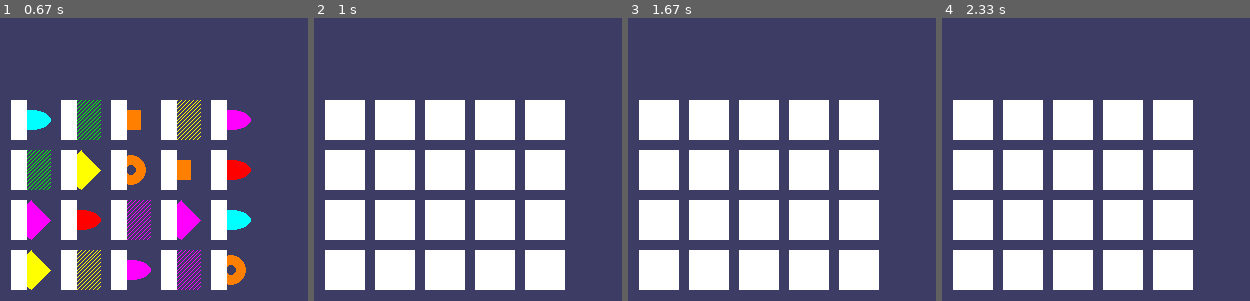
Above: before the commit, frames 1-4 (left to right).
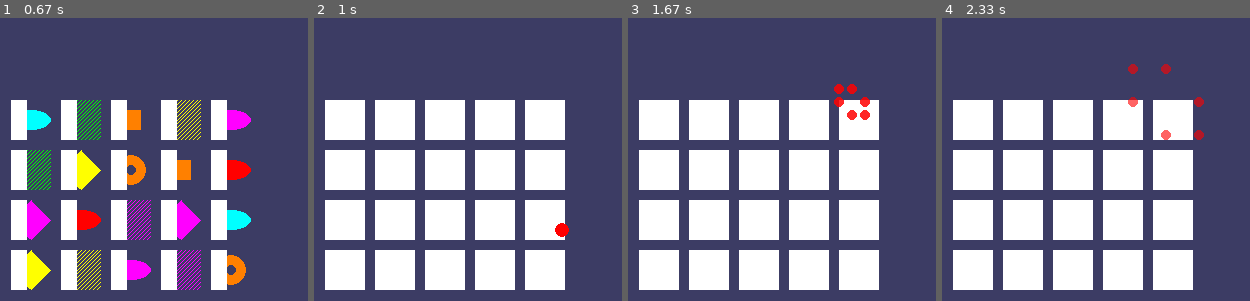
Above: after the commit, the same moments.

Repository: jpcornwell/invent-with-python-pygame
Game: pygame game, started from memory/memorypuzzle.py
The game is run twice, just before and just after one commit, with the same random seed, the same clock (stepped at 60 frames per second) and the same inputs.
Inputs (mouse positions are in pixels of both pictures, inside the frame that each line leads up to):
- Up to frame 1 (0.67 s): press the mouse at (outside the picture) at 0.37 s; move the mouse to (89, 255) at 0.47 s; release the mouse at (outside the picture) at 0.6 s
- Up to frame 2 (1 s): no input
- Up to frame 3 (1.67 s): no input
- Up to frame 4 (2.33 s): no input

Frame 1 is identical in both runs. In frame 2, 0.2% of the frame differs, in the area x 78-83%, y 72-78%; in frame 3, 0.5%, in the area x 66-79%, y 23-37%; in frame 4, 0.5%.

Commit message:
Change fireworks and particles into classes

Diff:
--- a/memory/memorypuzzle.py
+++ b/memory/memorypuzzle.py
@@ -62,6 +62,9 @@
 
     DISPLAYSURF.fill(BGCOLOR)
     startGameAnimation(mainBoard)
+
+    # temporary
+    gameWonAnimation()
 
     while True: # main game loop
         mouseClicked = False
@@ -101,7 +104,7 @@
                         revealedBoxes[firstSelection[0]][firstSelection[1]] = False
                         revealedBoxes[boxx][boxy] = False
                     elif hasWon(revealedBoxes): # check if all pairs found
-                        gameWonAnimation(mainBoard)
+                        gameWonAnimation()
                         coverBoxesAnimation(mainBoard, revealedBoxes)
 
                         # Reset the board
@@ -266,53 +269,18 @@
 
     coverBoxesAnimation(board, boxes)
 
-def gameWonAnimation(board):
+def gameWonAnimation():
     background = DISPLAYSURF.copy()
-    firework = {
-            'x': 450,
-            'y': 450,
-            'radius': 7,
-            'x_speed': -3,
-            'y_speed': -35,
-            'x_accel': 0,
-            'y_accel': 2,
-            'color': RED,
-            'isVisible': True
-            }
-    particles = [
-            {'x': 1, 'y': 1, 'x_speed': 1, 'y_speed': 1, 'radius': 5, 'alpha': 255},
-            {'x': 1, 'y': 1, 'x_speed': -1, 'y_speed': -1, 'radius': 5, 'alpha': 255},
-            {'x': 1, 'y': 1, 'x_speed': 0, 'y_speed': 1, 'radius': 5, 'alpha': 255},
-            {'x': 1, 'y': 1, 'x_speed': 1, 'y_speed': 0, 'radius': 5, 'alpha': 255},
-            {'x': 1, 'y': 1, 'x_speed': 0, 'y_speed': -1, 'radius': 5, 'alpha': 255},
-            {'x': 1, 'y': 1, 'x_speed': -1, 'y_speed': 0, 'radius': 5, 'alpha': 255},
-            ]
+    firework = Firework()
 
     while True:
         DISPLAYSURF.blit(background, (0,0))
-        if firework['isVisible']:
-            pygame.draw.circle(DISPLAYSURF, firework['color'], (firework['x'], firework['y']), firework['radius'])
-            firework['x'] += firework['x_speed']
-            firework['x_speed'] += firework['x_accel']
-            firework['y'] += firework['y_speed']
-            firework['y_speed'] += firework['y_accel']
-            if firework['y'] <= 150:
-                firework['isVisible'] = False
-                for particle in particles:
-                    particle['x'] = firework['x']
-                    particle['y'] = firework['y']
-        else: # draw particles
-            for particle in particles:
-                s = pygame.Surface((WINDOWWIDTH, WINDOWHEIGHT))
-                s.set_colorkey((0,0,0))
-                s.set_alpha(particle['alpha'])
-                pygame.draw.circle(s, firework['color'], (particle['x'], particle['y']), particle['radius'])
-                DISPLAYSURF.blit(s, (0,0))
-                particle['x'] += particle['x_speed']
-                particle['y'] += particle['y_speed']
-                particle['alpha'] -= 3
-                if particle['alpha'] <= 0:
-                    return
+        firework.draw()
+        firework.update()
+
+        # if firework has exploded and particles are all gone then firework is done
+        if not firework.isVisible and len(firework.particles) == 0:
+            return
 
         pygame.display.update()
         FPSCLOCK.tick(FPS)
@@ -324,6 +292,70 @@
             return False # return False if any boxes are covered.
     return True
 
+class Firework:
+
+    def __init__(self):
+        self.x = 450
+        self.y = 450
+        self.radius = 7
+        self.x_speed = -3
+        self.y_speed = -35
+        self.x_accel = 0
+        self.y_accel = 2
+        self.color = RED
+        self.isVisible = True
+        self.particles = []
+
+    def update(self):
+        self.x += self.x_speed
+        self.x_speed += self.x_accel
+        self.y += self.y_speed
+        self.y_speed += self.y_accel
+        if self.isVisible and self.y <= 150: # firework explodes at this point
+            self.isVisible = False
+            # make particles here
+            x = self.x
+            y = self.y
+            self.particles.append(FireworkParticle(x, y, 1, 1, self.color))
+            self.particles.append(FireworkParticle(x, y, -1, -1, self.color))
+            self.particles.append(FireworkParticle(x, y, 0, 1, self.color))
+            self.particles.append(FireworkParticle(x, y, 1, 0, self.color))
+            self.particles.append(FireworkParticle(x, y, 0, -1, self.color))
+            self.particles.append(FireworkParticle(x, y, -1, 0, self.color))
+
+        for particle in self.particles:
+            particle.update()
+            if particle.alpha <= 0:
+                self.particles.remove(particle)
+
+    def draw(self):
+        if self.isVisible:
+            pygame.draw.circle(DISPLAYSURF, self.color, (self.x, self.y), self.radius)
+        for particle in self.particles:
+            particle.draw()
+
+class FireworkParticle:
+
+    def __init__(self, x, y, x_speed, y_speed, color):
+        self.x = x
+        self.y = y
+        self.x_speed = x_speed
+        self.y_speed = y_speed
+        self.radius = 5
+        self.alpha = 255
+        self.color = color
+
+    def update(self):
+        self.x += self.x_speed
+        self.y += self.y_speed
+        self.alpha -= 3
+
+    def draw(self):
+        s = pygame.Surface((WINDOWWIDTH, WINDOWHEIGHT))
+        s.set_colorkey((0, 0, 0))
+        s.set_alpha(self.alpha)
+        pygame.draw.circle(s, self.color, (self.x, self.y), self.radius)
+        DISPLAYSURF.blit(s, (0, 0))
 
 if __name__ == '__main__':
     main()
